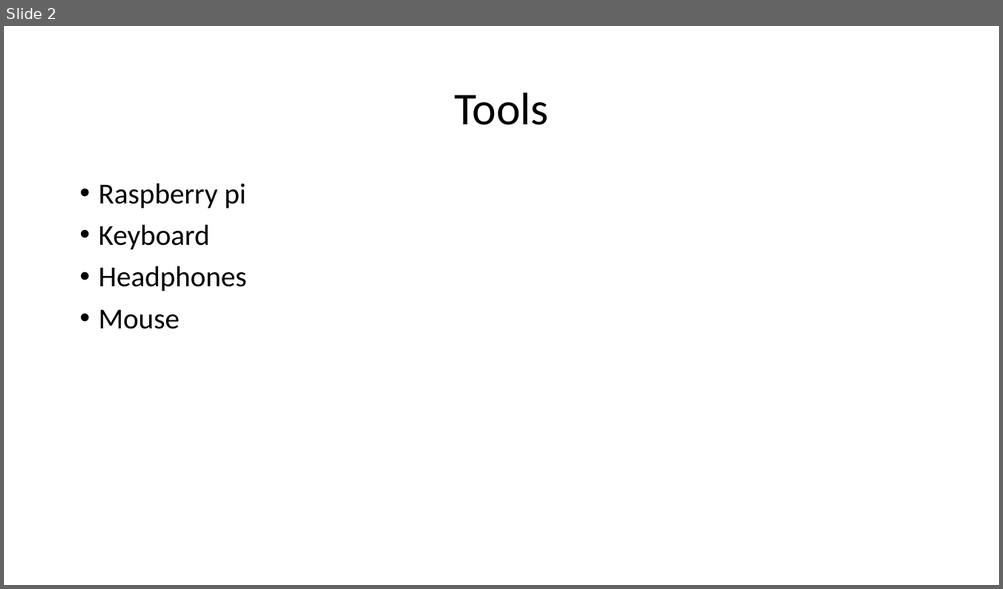
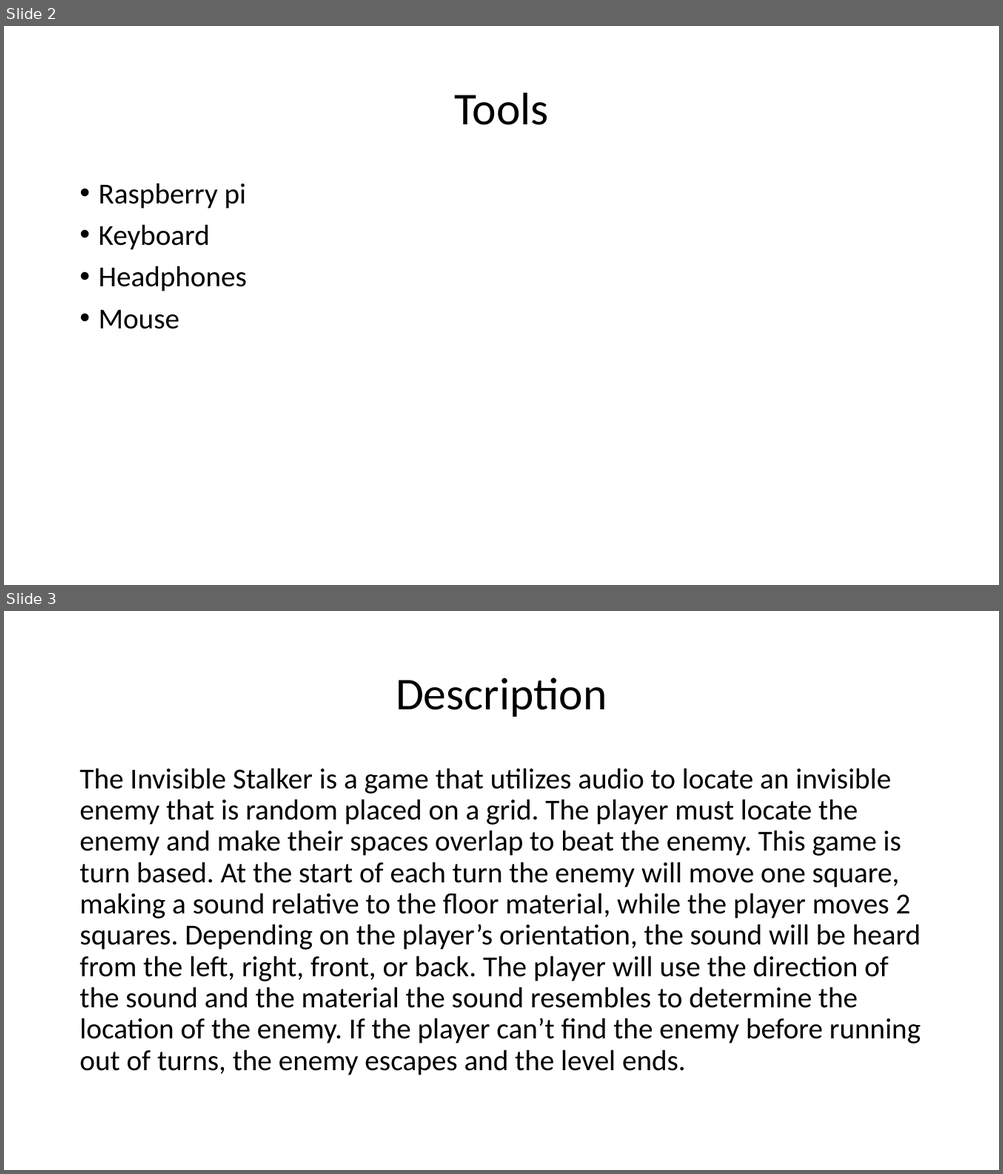
Before and after one commit to WyattSt/group-2, a slide deck: The Invisible Stalker.pptx. Shown one above the other, each under a label of ours: slide 2 before the commit, slides 2 and 3 after it. The pictures are 1003x589 and 1003x1174 pixels, drawn with LibreOffice and Linux fonts; fonts in the diff are those of the drawing. Boxes give left, top, right and bottom in pixels: in the first picture for what was removed or moved away, otherwise in the second. Text is boxed around its words. In the diff, an @@ line names an element or a change of style, - is before the commit and + after.

```diff
--- a/The Invisible Stalker.pptx
+++ b/The Invisible Stalker.pptx
@@ slide 3 added at (4, 611, 999, 1170), background #FFFFFF @@
@@ title added at (395, 678, 606, 717), 44 pt, text #000000 @@
+Description
@@ text added at (79, 768, 920, 1076), 28 pt, text #000000 @@
+The Invisible Stalker is a game that utilizes audio to locate an invisible enemy that is random placed on a grid. The player must locate the enemy and make their spaces overlap to beat the enemy. This game is turn based. At the start of each turn the enemy will move one square, making a sound relative to the floor material, while the player moves 2 squares. Depending on the player’s orientation, the sound will be heard from the left, right, front, or back. The player will use the direction of the sound and the material the sound resembles to determine the location of the enemy. If the player can’t find the enemy before running out of turns, the enemy escapes and the level ends.
```
Also in this commit, not shown: 3 slides changed, 1 other slide added, 1 slide removed.
